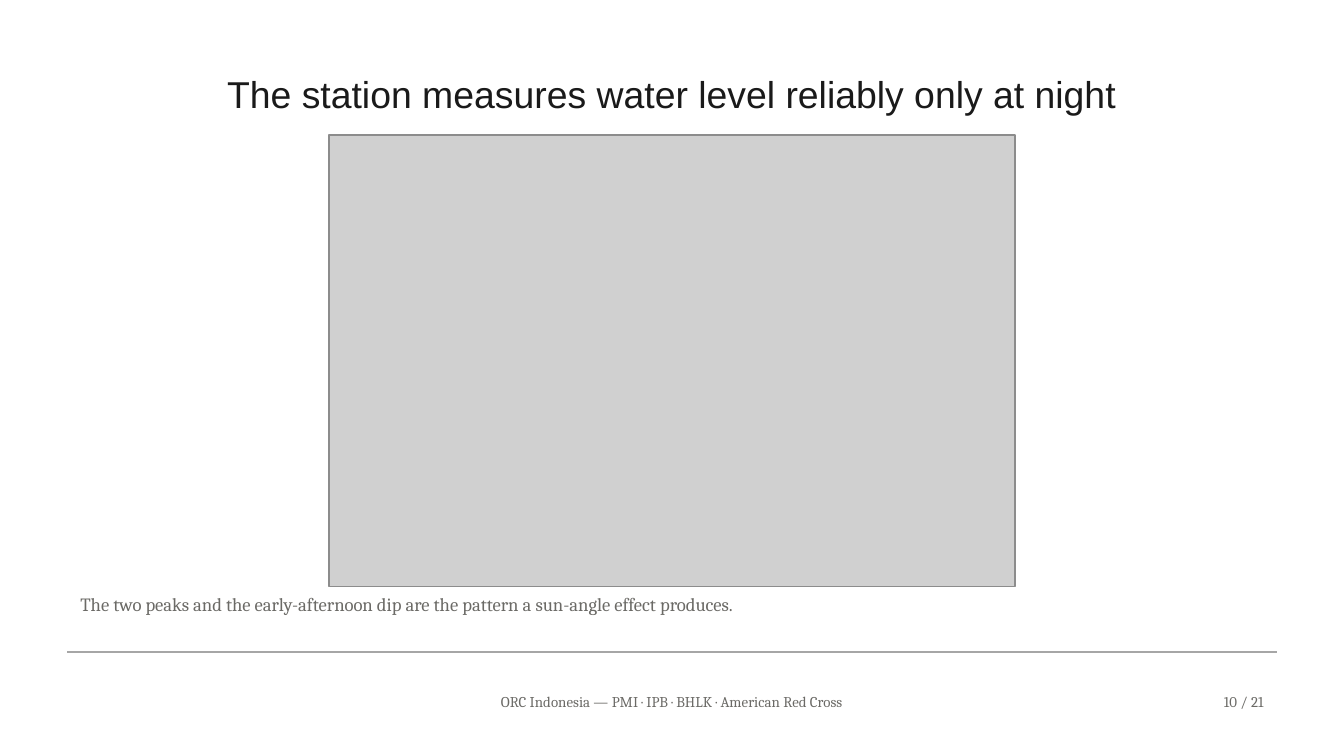
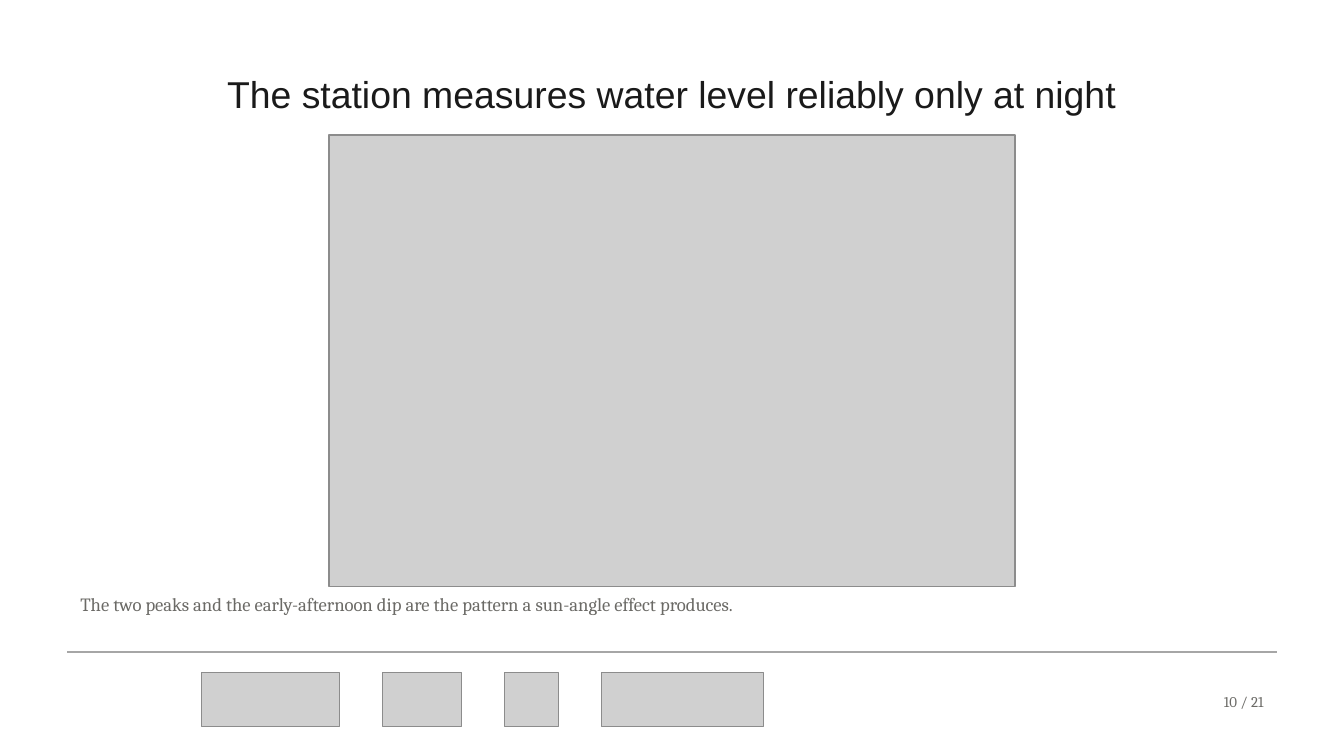
Before and after one commit to tom-jordan23/openrivercam, a slide deck: slide 10 of spring_2026_ID/docs/pdf/REPLICATION_RECOMMENDATIONS_BRIEFING.pptx. Drawn at 1344x756 pixels with LibreOffice and Linux fonts; fonts in the diff are those of the drawing; grey boxes stand for pictures; background and template pictures are left out. Boxes give left, top, right and bottom in pixels: in the first picture for what was removed or moved away, otherwise in the second. Text is boxed around its words. In the diff, an @@ line names an element or a change of style, - is before the commit and + after.

```diff
--- a/spring_2026_ID/docs/pdf/REPLICATION_RECOMMENDATIONS_BRIEFING.pptx
+++ b/spring_2026_ID/docs/pdf/REPLICATION_RECOMMENDATIONS_BRIEFING.pptx
@@ rectangle added at bbox=[40, 653, 263, 753], fill #FFFFFF @@
@@ picture added at bbox=[202, 672, 340, 726] @@
@@ picture added at bbox=[383, 672, 462, 726] @@
@@ picture added at bbox=[505, 672, 559, 726] @@
@@ picture added at bbox=[602, 672, 765, 726] @@
@@ text removed at bbox=[501, 696, 842, 707] @@
-ORC Indonesia — PMI · IPB · BHLK · American Red Cross
```
Also in this commit, not shown: 20 other slides changed, 6 other files.
